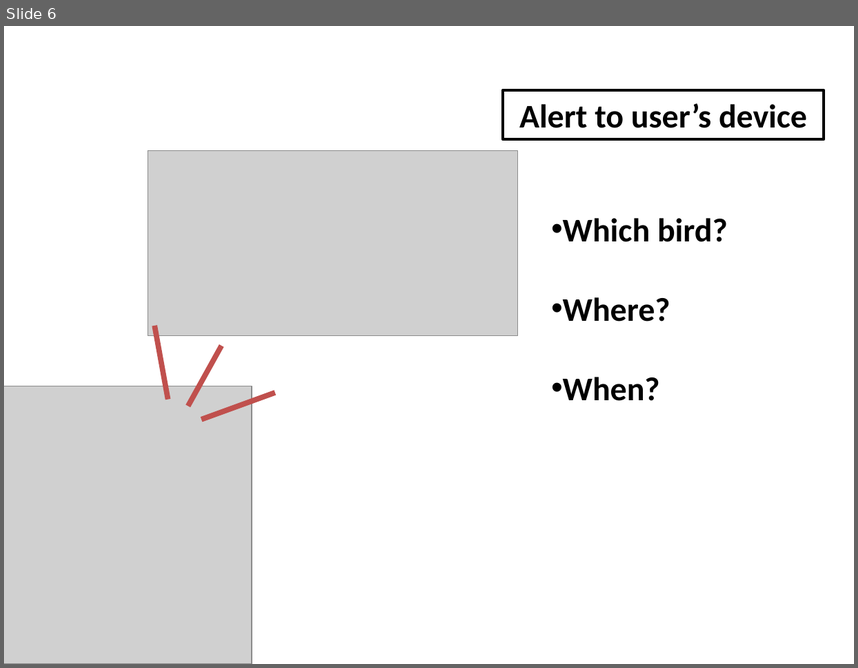
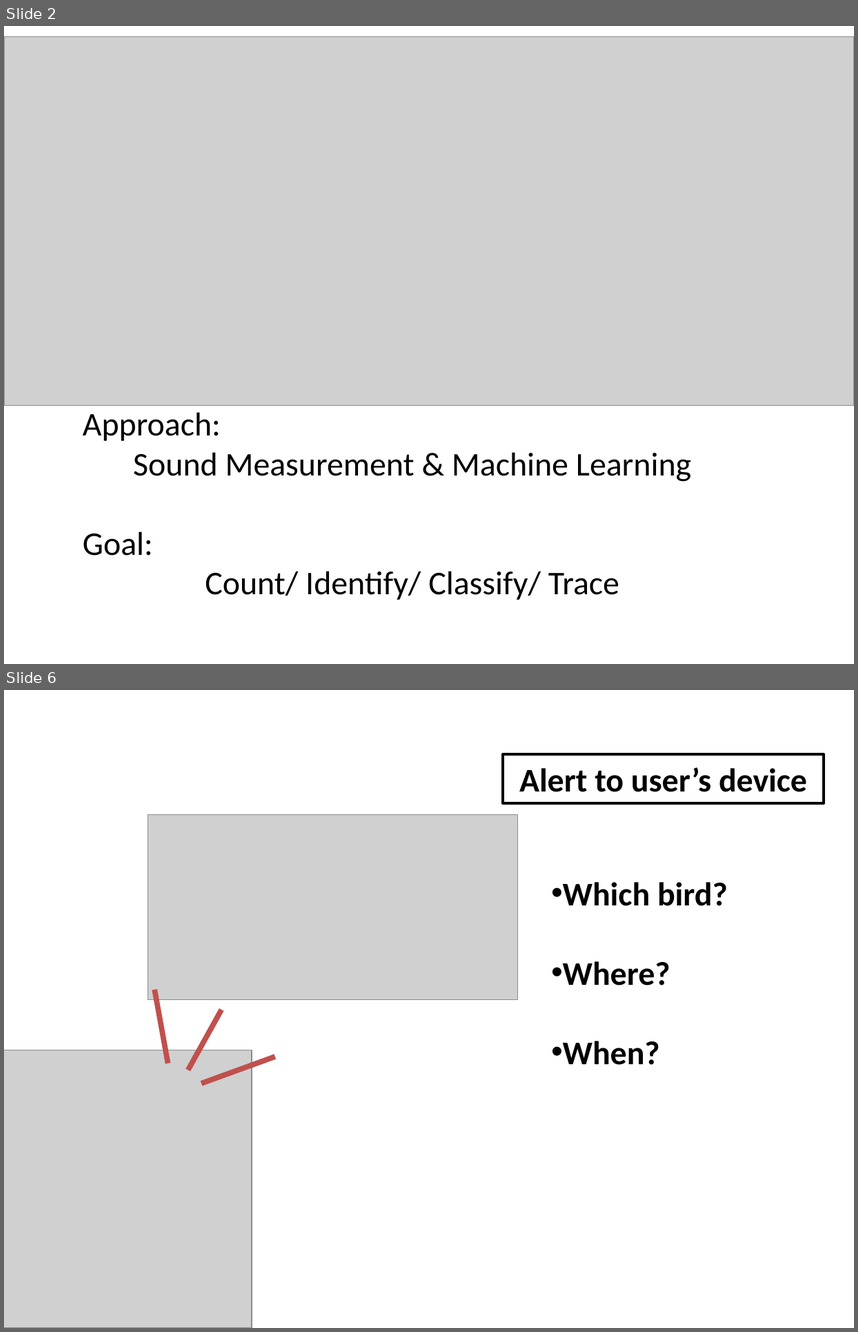
Before and after one commit to loleg/mz-forest-sound-track, a slide deck: Forest Sound-Track.pptx. Shown one above the other, each under a label of ours: slide 6 before the commit, slides 2 and 6 after it; the slides between them are not shown. The pictures are 858x668 and 858x1332 pixels, drawn with LibreOffice and Linux fonts; fonts in the diff are those of the drawing; grey boxes stand for pictures. Boxes give left, top, right and bottom in pixels: in the first picture for what was removed or moved away, otherwise in the second. Text is boxed around its words. In the diff, an @@ line names an element or a change of style, - is before the commit and + after.

```diff
--- a/Forest Sound-Track.pptx
+++ b/Forest Sound-Track.pptx
@@ slide 2 added at (4, 26, 854, 664), background #FFFFFF @@
@@ picture added at (4, 37, 854, 405) @@
@@ text added at (83, 412, 691, 599), 28 pt, text #000000 @@
+Approach:
+Sound Measurement & Machine Learning
+Goal:
+Count/ Identify/ Classify/ Trace
```
Also in this commit, not shown: 4 slides changed, 1 other slide added, 2 slides removed, 1 other file.
